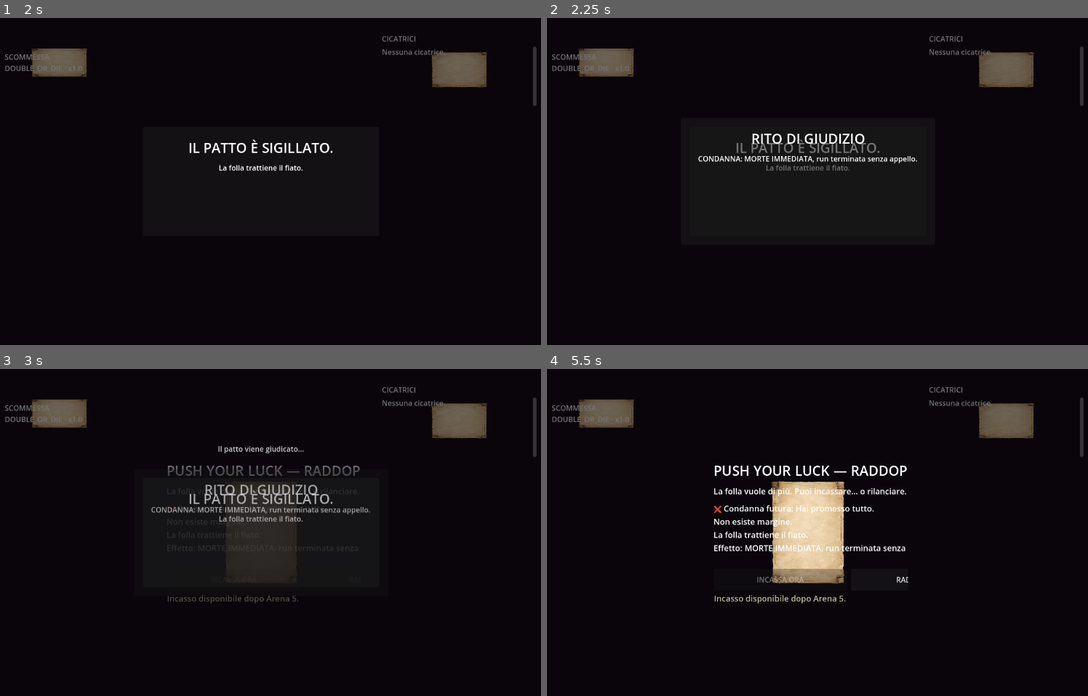
Above: before the commit, frames 1-4 (two rows, left to right).
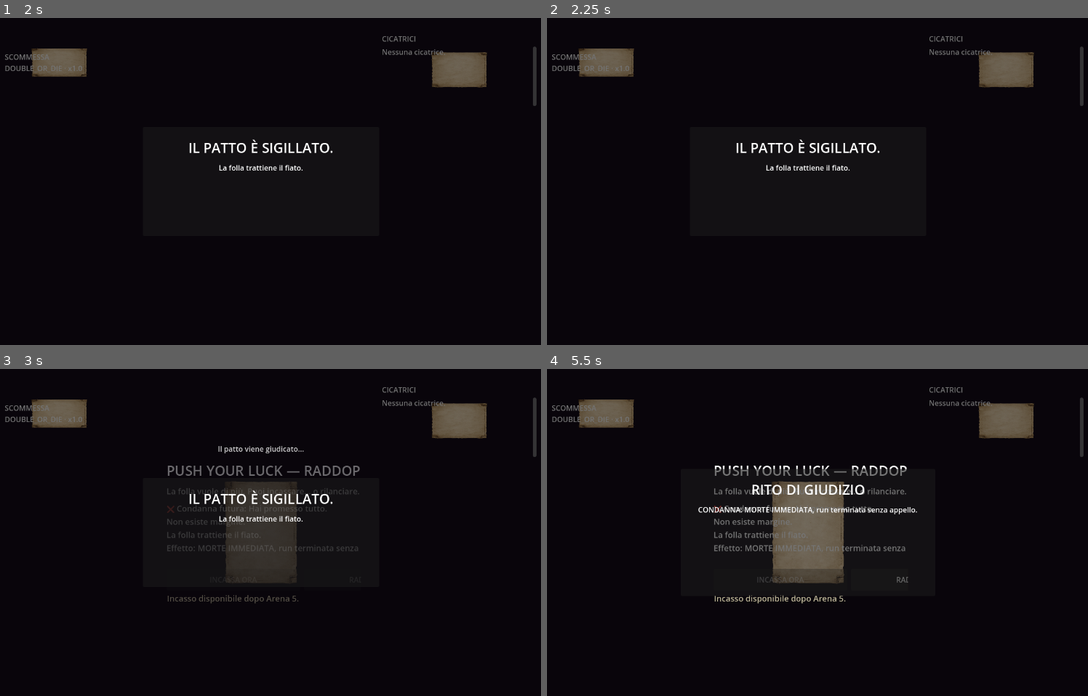
Above: after the commit, the same moments.

Repository: Faratas410/Gallicus-2.0
Game: Godot game, scene res://scenes/Main.tscn
Two runs of this game, one before a commit and one after it. Both use one fixed random seed, a clock stepped at 60 frames per second and the inputs below.
Inputs (mouse positions are in pixels of both pictures, inside the frame that each line leads up to):
- Up to frame 1 (2 s): tap Enter at 0.5 s; move the mouse to (232, 246) at 0.52 s; hold W (move_up) 0.53-1.25 s; tap K (attack_heavy) at 0.6 s; click (232, 246) at 0.67 s; click "SIGILLA" at 1.25 s
- Up to frame 2 (2.25 s): tap Space (dodge) at 2 s; move the mouse to (985, 230) at 2.02 s; hold W (move_up) from 2.03 s (still down); tap J (attack_light) at 2.1 s
- Up to frame 3 (3 s): tap Enter at 2.75 s; move the mouse to (86, 483) at 2.77 s; release W (move_up) at 2.78 s; hold A (move_left) from 2.78 s (still down); hold L (block) from 2.78 s (still down)
- Up to frame 4 (5.5 s): tap Space (dodge) at 3.5, 3.6 s; move the mouse to (839, 532) at 3.52 s; release L (block) at 3.53 s; click (839, 532) at 3.67 s; release A (move_left) at 4.25 s; click "RADDOPPIA" at 4.25 s; move the mouse to (720, 450) at 5.02 s; hold S (move_down) from 5.03 s (still down); tap K (attack_heavy) at 5.1 s

Frame 1 is identical in both runs. In frame 2, 1.2% of the frame differs, in the area x 27-69%, y 35-47%; in frame 3, 1.2%; in frame 4, 5.4%, in the area x 27-69%, y 30-70%.

Commit message:
Serialize post-bet messages in UI

Diff:
--- a/scripts/ui/ui_root.gd
+++ b/scripts/ui/ui_root.gd
@@ -167,6 +167,8 @@
 var _pact_sealed_sequence_id: int = 0
 var _pact_sealed_pending_close_id: int = 0
 var _pact_sealed_min_read_elapsed: bool = true
+var _post_bet_queue: Array[Dictionary] = []
+var _post_bet_running: bool = false
 
 func _ready() -> void:
 	process_mode = Node.PROCESS_MODE_ALWAYS
@@ -982,38 +984,34 @@
 	_selected_bet_id = bet_id
 
 func _on_pact_sealed_opened() -> void:
-	_pact_sealed_sequence_id += 1
-	var sequence_id: int = _pact_sealed_sequence_id
-	_pact_sealed_pending_close_id = 0
-	_pact_sealed_min_read_elapsed = false
-	if pact_sealed_title != null:
-		pact_sealed_title.text = "IL PATTO È SIGILLATO."
-	if pact_sealed_subtitle != null:
-		pact_sealed_subtitle.text = _select_post_bet_text(_selected_bet_id)
-	_set_pact_sealed_modal(true)
-	_refresh_modal_dimmer()
-	await _hold_post_bet_message(sequence_id)
+	var payload: Dictionary = {
+		"kind": "pact_sealed",
+		"title": "IL PATTO È SIGILLATO.",
+		"subtitle": _select_post_bet_text(_selected_bet_id),
+	}
+	enqueue_post_bet_message(payload)
 
 func _on_pact_sealed_closed() -> void:
-	if not _pact_sealed_min_read_elapsed:
-		_pact_sealed_pending_close_id = _pact_sealed_sequence_id
+	if _post_bet_running:
 		return
 	_set_pact_sealed_modal(false)
 	_refresh_modal_dimmer()
 
 func _on_resolve_ritual_opened(payload: Dictionary) -> void:
-	if resolve_ritual_title != null:
-		resolve_ritual_title.text = "RITO DI GIUDIZIO"
-	if resolve_ritual_subtitle != null:
-		var doom_short: String = str(payload.get("doom_short", ""))
-		if doom_short == "":
-			resolve_ritual_subtitle.text = "CONDANNA: giudizio imminente."
-		else:
-			resolve_ritual_subtitle.text = "CONDANNA: %s" % doom_short
-	_set_resolve_ritual_modal(true)
-	_refresh_modal_dimmer()
+	var doom_short: String = str(payload.get("doom_short", ""))
+	var subtitle: String = "CONDANNA: giudizio imminente."
+	if doom_short != "":
+		subtitle = "CONDANNA: %s" % doom_short
+	var queue_payload: Dictionary = {
+		"kind": "resolve_ritual",
+		"title": "RITO DI GIUDIZIO",
+		"subtitle": subtitle,
+	}
+	enqueue_post_bet_message(queue_payload)
 
 func _on_resolve_ritual_closed() -> void:
+	if _post_bet_running:
+		return
 	_set_resolve_ritual_modal(false)
 	_refresh_modal_dimmer()
 
@@ -1028,15 +1026,46 @@
 	_post_bet_text_last_index[bet_id] = pick_index
 	return str(options[pick_index])
 
-func _hold_post_bet_message(sequence_id: int) -> void:
-	await get_tree().create_timer(POST_BET_MESSAGE_TIME_SEC).timeout
-	if sequence_id != _pact_sealed_sequence_id:
-		return
-	_pact_sealed_min_read_elapsed = true
-	if _pact_sealed_pending_close_id == sequence_id:
-		_pact_sealed_pending_close_id = 0
+func enqueue_post_bet_message(payload: Dictionary) -> void:
+	_post_bet_queue.append(payload)
+	if not _post_bet_running:
+		call_deferred("_run_post_bet_queue")
+
+func _run_post_bet_queue() -> void:
+	if _post_bet_running:
+		return
+	_post_bet_running = true
+	while not _post_bet_queue.is_empty():
+		var payload: Dictionary = _post_bet_queue.pop_front()
+		_show_post_bet_payload(payload)
+		await get_tree().create_timer(POST_BET_MESSAGE_TIME_SEC).timeout
+		_hide_post_bet_payload(payload)
+		await get_tree().create_timer(FADE_OUT_SEC).timeout
+	_post_bet_running = false
+
+func _show_post_bet_payload(payload: Dictionary) -> void:
+	var kind: String = str(payload.get("kind", ""))
+	if kind == "pact_sealed":
+		if pact_sealed_title != null:
+			pact_sealed_title.text = str(payload.get("title", "IL PATTO È SIGILLATO."))
+		if pact_sealed_subtitle != null:
+			pact_sealed_subtitle.text = str(payload.get("subtitle", ""))
+		_set_pact_sealed_modal(true)
+	elif kind == "resolve_ritual":
+		if resolve_ritual_title != null:
+			resolve_ritual_title.text = str(payload.get("title", "RITO DI GIUDIZIO"))
+		if resolve_ritual_subtitle != null:
+			resolve_ritual_subtitle.text = str(payload.get("subtitle", "CONDANNA: giudizio imminente."))
+		_set_resolve_ritual_modal(true)
+	_refresh_modal_dimmer()
+
+func _hide_post_bet_payload(payload: Dictionary) -> void:
+	var kind: String = str(payload.get("kind", ""))
+	if kind == "pact_sealed":
 		_set_pact_sealed_modal(false)
-		_refresh_modal_dimmer()
+	elif kind == "resolve_ritual":
+		_set_resolve_ritual_modal(false)
+	_refresh_modal_dimmer()
 
 func _update_special_arena_ui() -> void:
 	if special_arena_label == null:
